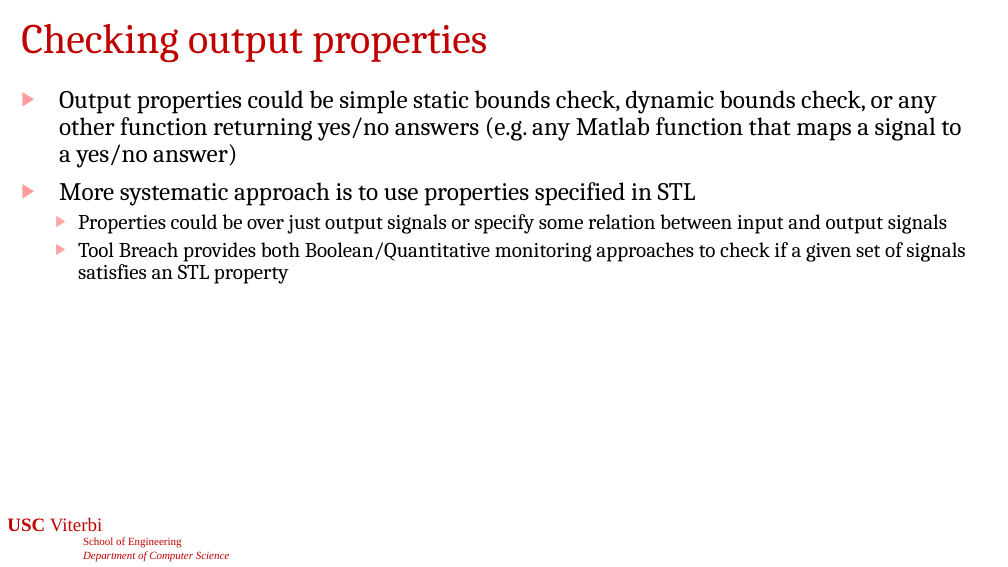
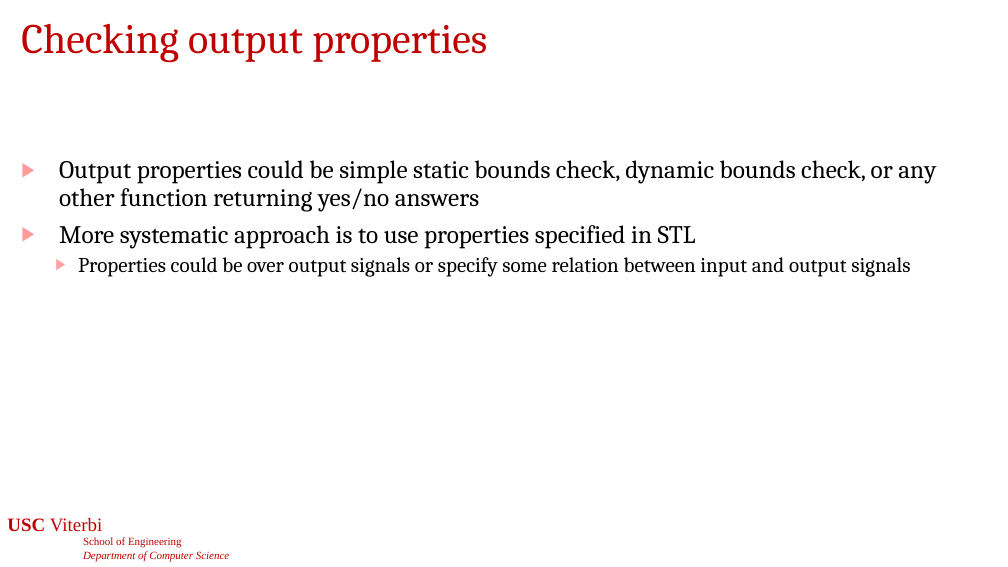
Before and after one commit to jdeshmukh/jdeshmukh.github.io, a slide deck: slide 36 of teaching/cs513-autocps-fall-2026/slides/7-STL.pptx (slide 38 before the commit). Drawn at 1008x567 pixels with LibreOffice and Linux fonts; fonts in the diff are those of the drawing; background and template pictures are left out. Boxes give left, top, right and bottom in pixels: in the first picture for what was removed or moved away, otherwise in the second. Text is boxed around its words. In the diff, an @@ line names an element or a change of style, - is before the commit and + after.

```diff
--- a/teaching/cs513-autocps-fall-2026/slides/7-STL.pptx
+++ b/teaching/cs513-autocps-fall-2026/slides/7-STL.pptx
@@ text "Output properties could be simple ...": place and size @@
-text "Output properties could be simple ..." at [59, 90, 965, 284]
+text "Output properties could be simple ..." at [59, 160, 936, 277]
@@ text at [59, 160, 936, 212]: text changed @@
-▶ Output properties could be simple static bounds check, dynamic bounds check, or any other function returning yes/no answers (e.g. any Matlab function that maps a signal to a yes/no answer)
+▶ Output properties could be simple static bounds check, dynamic bounds check, or any other function returning yes/no answers
@@ text at [78, 257, 910, 277]: text changed @@
-  ▶ Properties could be over just output signals or specify some relation between input and output signals
-  ▶ Tool Breach provides both Boolean/Quantitative monitoring approaches to check if a given set of signals satisfies an STL property
+  ▶ Properties could be over output signals or specify some relation between input and output signals
```
Also in this commit, not shown: 17 other slides changed, 1 slide added, 3 slides removed, 8 other files.
